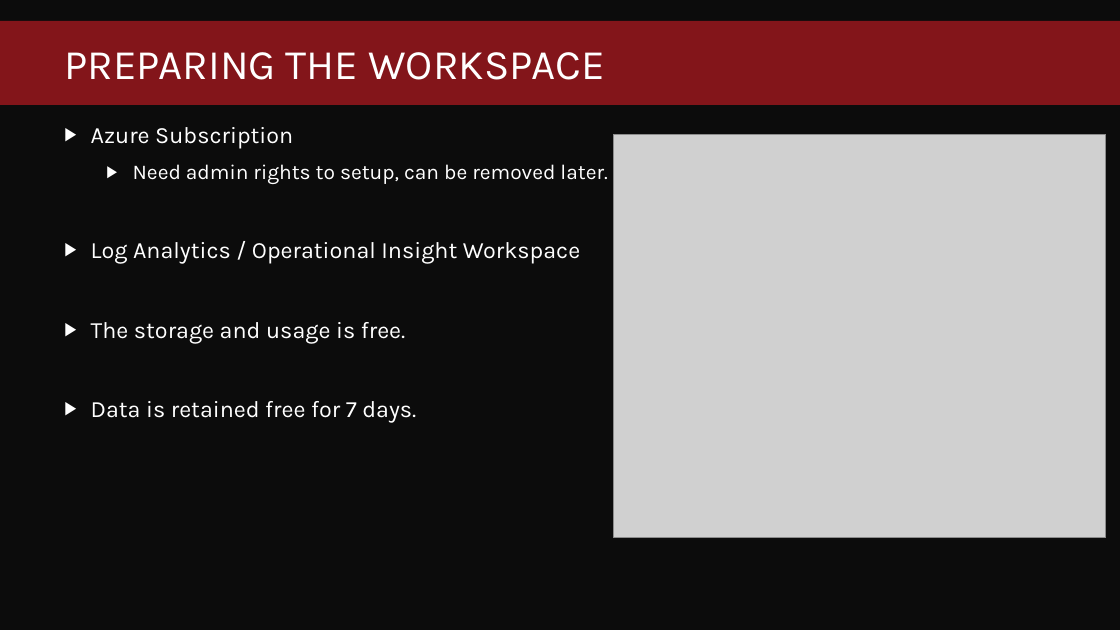
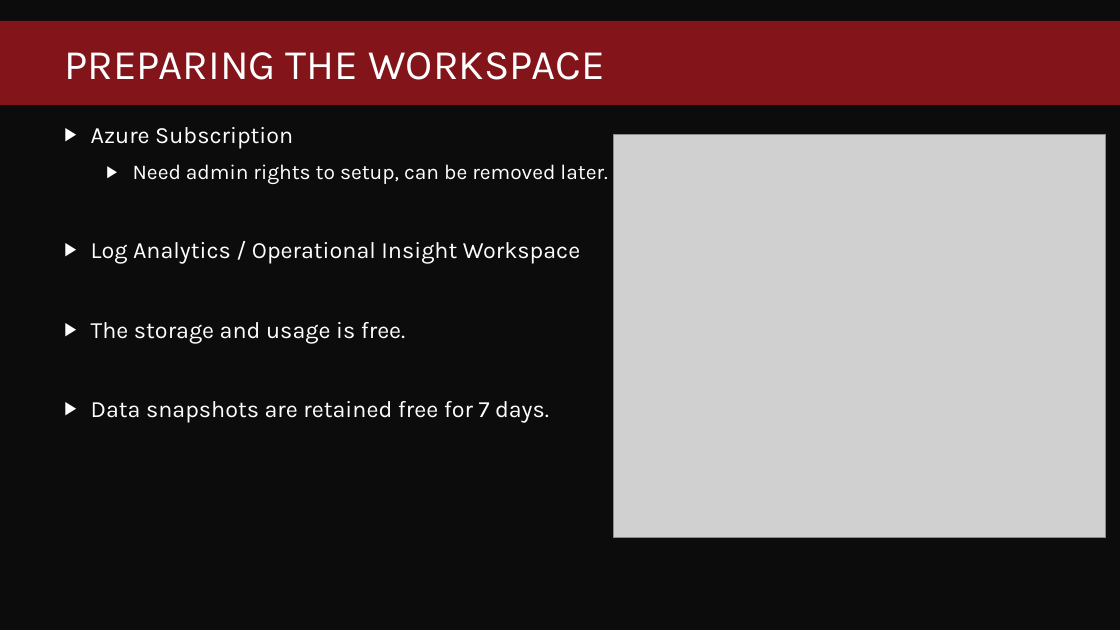
Before and after one commit to fredbainbridge/WindowsUpgradeReadiness, a slide deck: slide 7 of MMS 2017 - Windows Upgrade Readiness.pptx. Drawn at 1120x630 pixels with LibreOffice and Linux fonts; fonts in the diff are those of the drawing; grey boxes stand for pictures; background and template pictures are left out. Boxes give left, top, right and bottom in pixels: in the first picture for what was removed or moved away, otherwise in the second. Text is boxed around its words. In the diff, an @@ line names an element or a change of style, - is before the commit and + after.

```diff
--- a/MMS 2017 - Windows Upgrade Readiness.pptx
+++ b/MMS 2017 - Windows Upgrade Readiness.pptx
@@ text at bbox=[91, 401, 549, 423]: text changed @@
-▶ Data is retained free for 7 days.
+▶ Data snapshots are retained free for 7 days.
```
Also in this commit, not shown: 2 other slides changed, 1 slide added.
